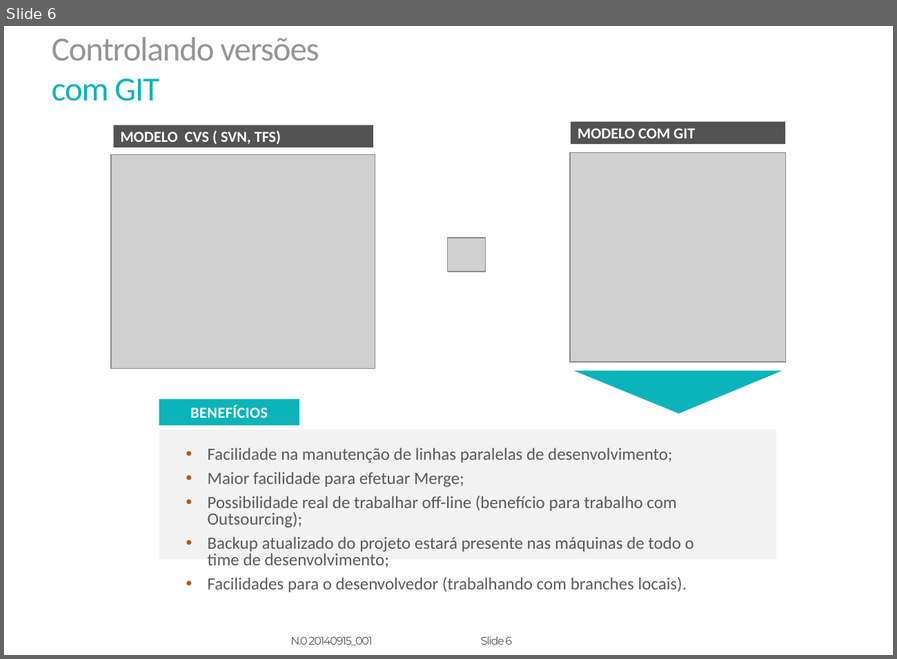
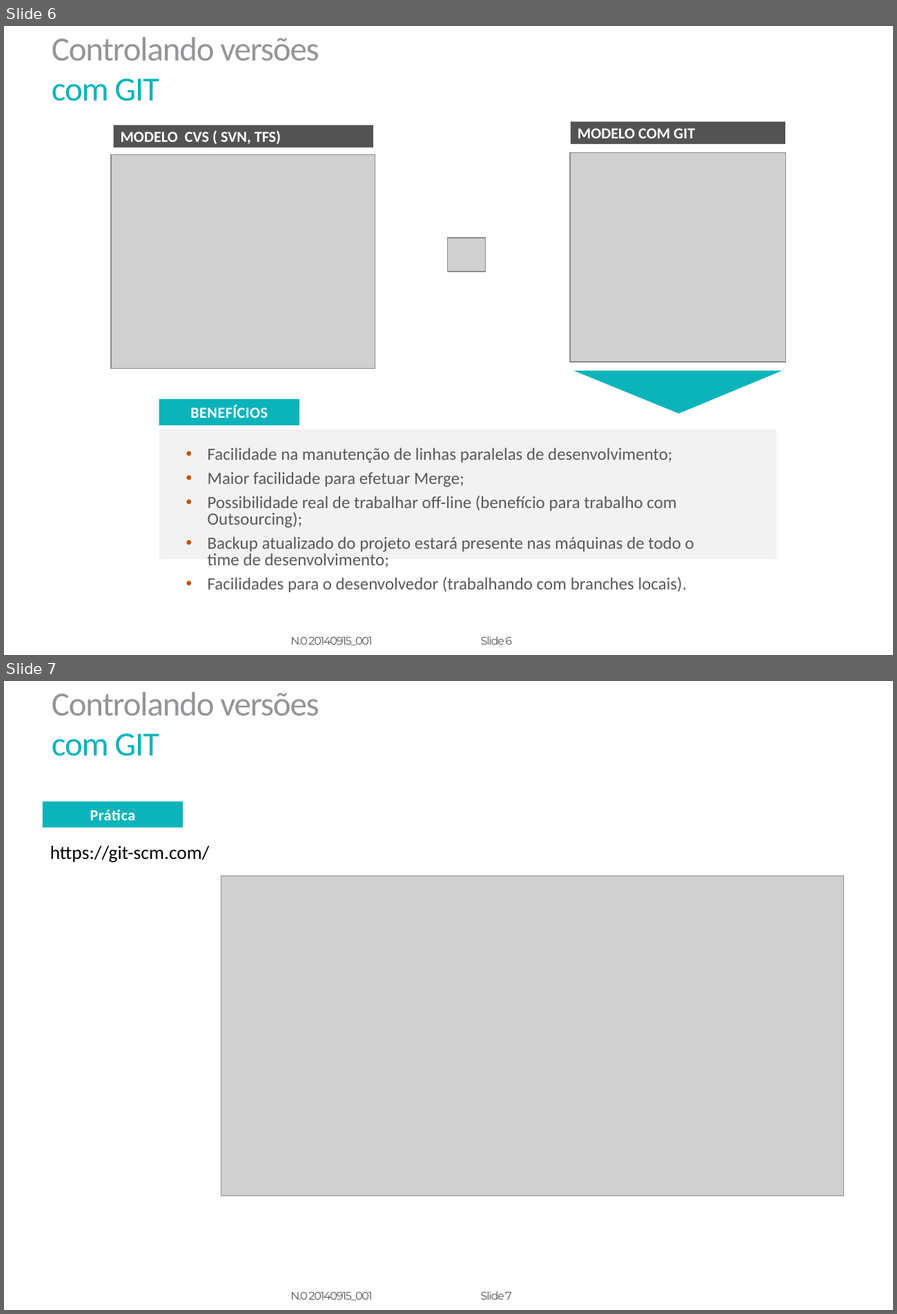
Before and after one commit to caused/git-workshop, a slide deck: Slides.pptx. Shown one above the other, each under a label of ours: slide 6 before the commit, slides 6 and 7 after it. The pictures are 897x659 and 897x1314 pixels, drawn with LibreOffice and Linux fonts; fonts in the diff are those of the drawing; grey boxes stand for pictures; background and template pictures are left out. Boxes give left, top, right and bottom in pixels: in the first picture for what was removed or moved away, otherwise in the second. Text is boxed around its words. In the diff, an @@ line names an element or a change of style, - is before the commit and + after.

Commit message:
Adicionando slide com inicio da parte pratica

```diff
--- a/Slides.pptx
+++ b/Slides.pptx
@@ slide 7 added at (x1=4, y1=681, x2=893, y2=1310), background picture (left out); not listed: 4 template elements that a slide beside it also shows @@
@@ rectangle added at (x1=43, y1=801, x2=183, y2=828), fill #0AB4BA, 14.5 pt, text #FFFFFF, bold @@
+Prática
@@ text added at (x1=50, y1=846, x2=210, y2=862), 18 pt, text #000000 @@
+https://git-scm.com/
@@ picture added at (x1=221, y1=876, x2=844, y2=1196) @@
```
